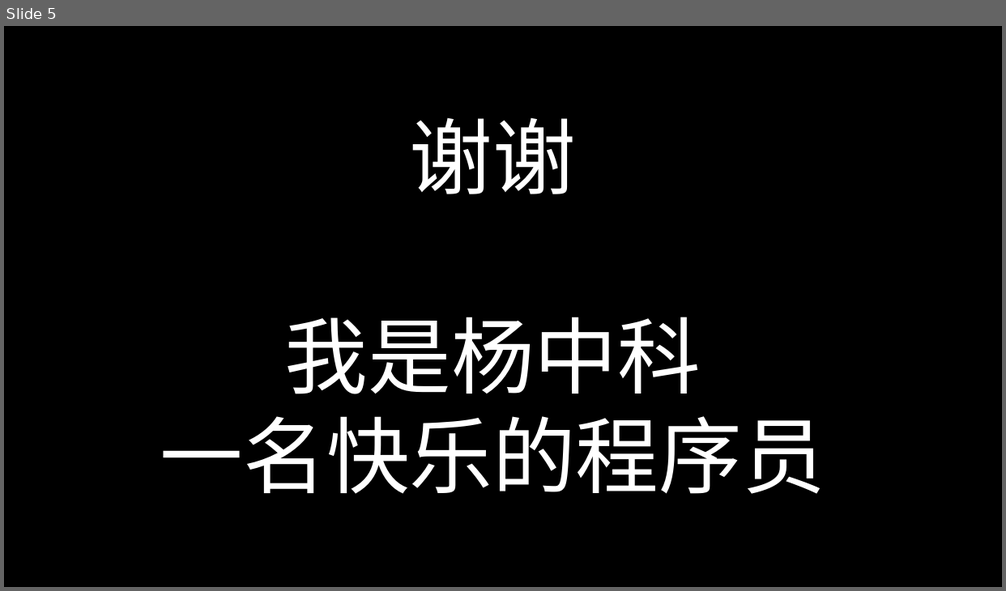
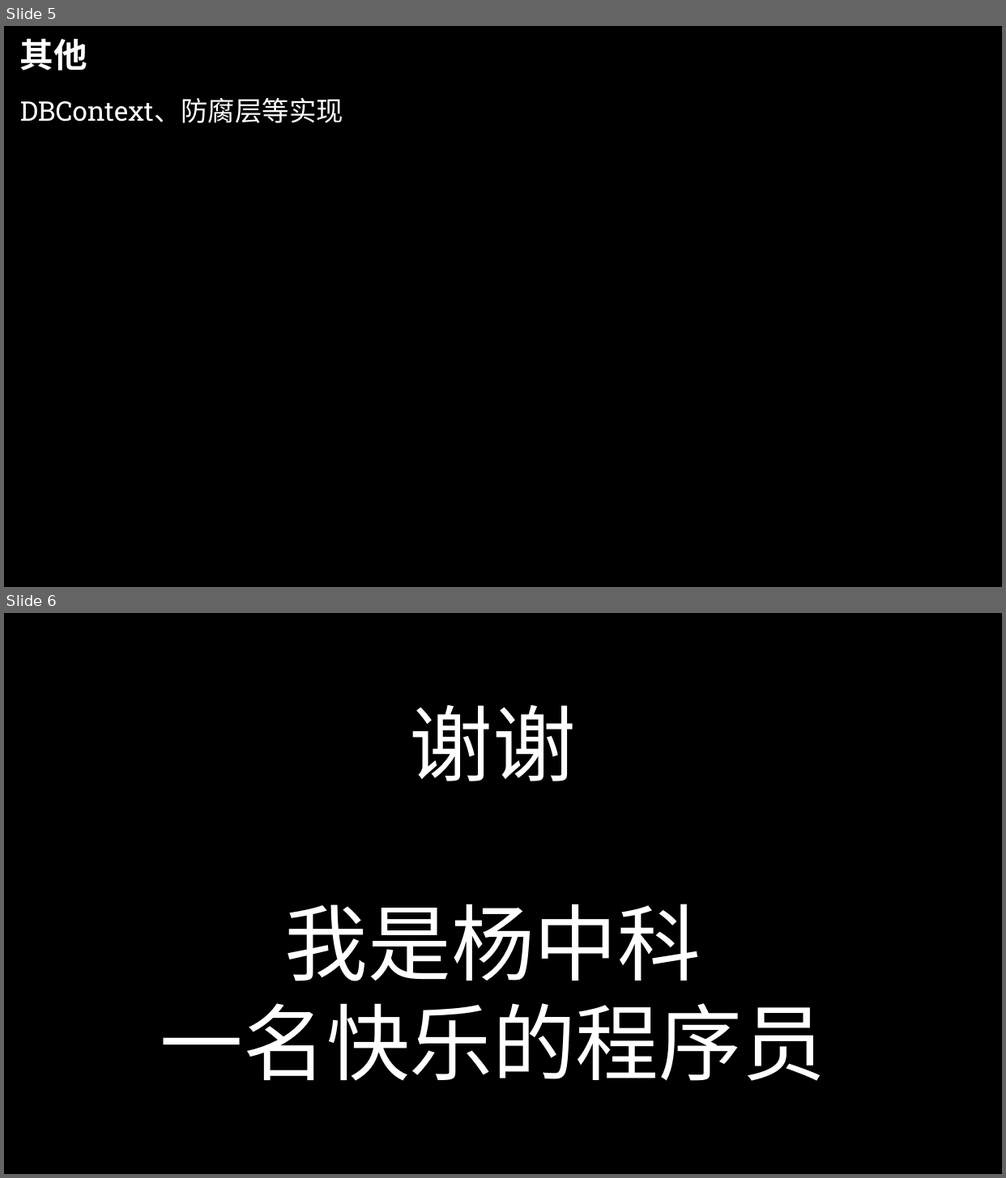
Before and after one commit to yangzhongke/NETBookMaterials, a slide deck: PPT课件/Part6-27：DDD实战-基础设施的实现.pptx. Shown one above the other, each under a label of ours: slide 5 before the commit, slides 5 and 6 after it. The pictures are 1006x591 and 1006x1178 pixels, drawn with LibreOffice and Linux fonts; fonts in the diff are those of the drawing; background and template pictures are left out. Boxes give left, top, right and bottom in pixels: in the first picture for what was removed or moved away, otherwise in the second. Text is boxed around its words. In the diff, an @@ line names an element or a change of style, - is before the commit and + after.

```diff
--- a/PPT课件/Part6-27：DDD实战-基础设施的实现.pptx
+++ b/PPT课件/Part6-27：DDD实战-基础设施的实现.pptx
@@ slide 5 added at (x1=4, y1=26, x2=1002, y2=587), background picture (left out) @@
@@ title added at (x1=20, y1=38, x2=87, y2=71), 32.4 pt, text #FFFFFF, bold @@
+其他
@@ text added at (x1=20, y1=98, x2=343, y2=123), 26 pt, text #FFFFFF @@
+DBContext、防腐层等实现
@@ what was slide 5 is now slide 6 @@
```
Also in this commit, not shown: 15 other files.
